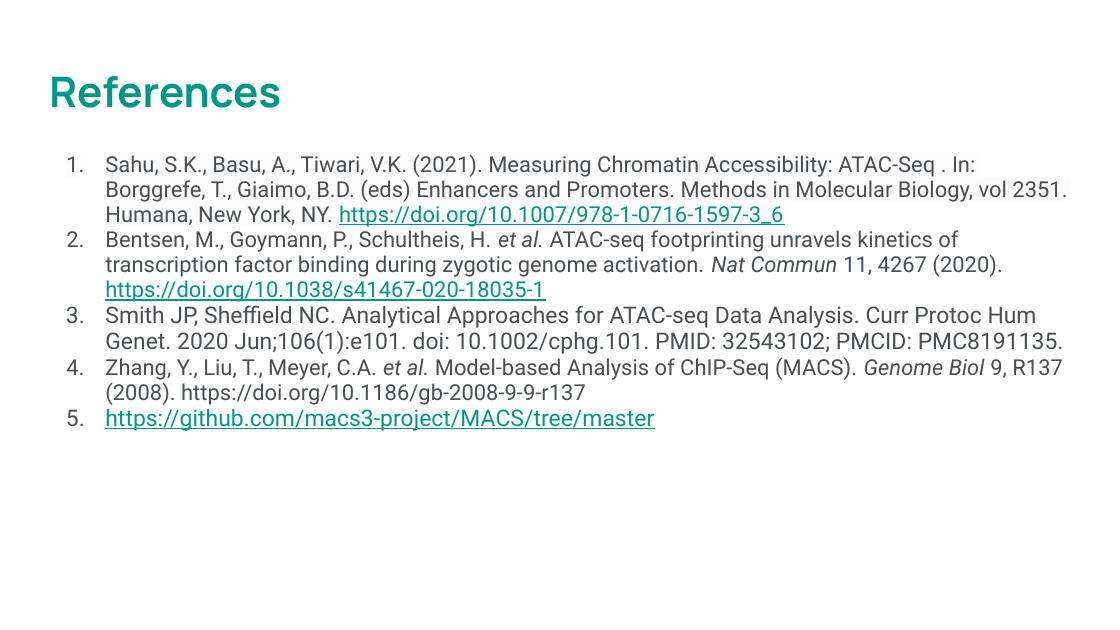
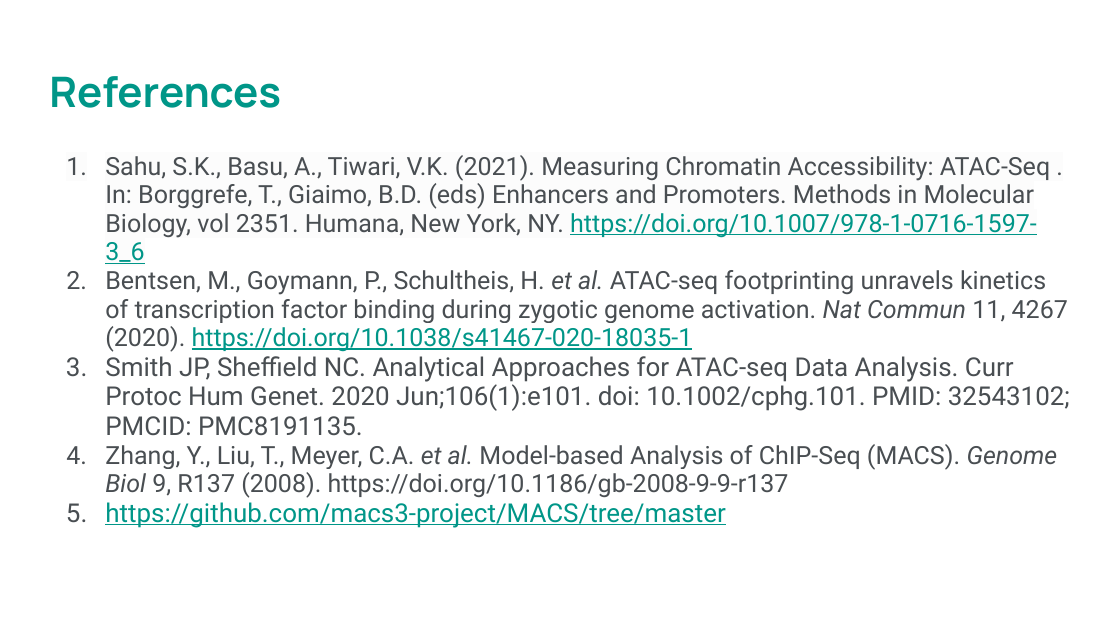
Before and after one commit to kcardonal/BESE394A_Kelly_Cardona, a slide deck: slide 7 of Group_Excercises/BESE394A_Group2_Week2.pptx. Drawn at 1120x630 pixels with LibreOffice and Linux fonts; fonts in the diff are those of the drawing. Boxes give left, top, right and bottom in pixels: in the first picture for what was removed or moved away, otherwise in the second. Text is boxed around its words. In the diff, an @@ line names an element or a change of style, - is before the commit and + after.

```diff
--- a/Group_Excercises/BESE394A_Group2_Week2.pptx
+++ b/Group_Excercises/BESE394A_Group2_Week2.pptx
@@ text "Sahu, S.K., Basu, A., Tiwari, ..." at [105, 155, 1070, 528]: size 14.2 to 16.1 pt in "Sahu, S.K., Basu, A., Tiwari, V.K. (2021). ...", "Bentsen, M., Goymann, P., Schultheis, H. et ...", "Zhang, Y., Liu, T., Meyer, C.A. et ..."; size 14.7 to 16.7 pt in "Smith JP, Sheffield NC. Analytical Approaches for ...", "https://github.com/macs3-project/MACS/tree/master" @@
```
Also in this commit, not shown: 1 other slide changed, 20 other files.
